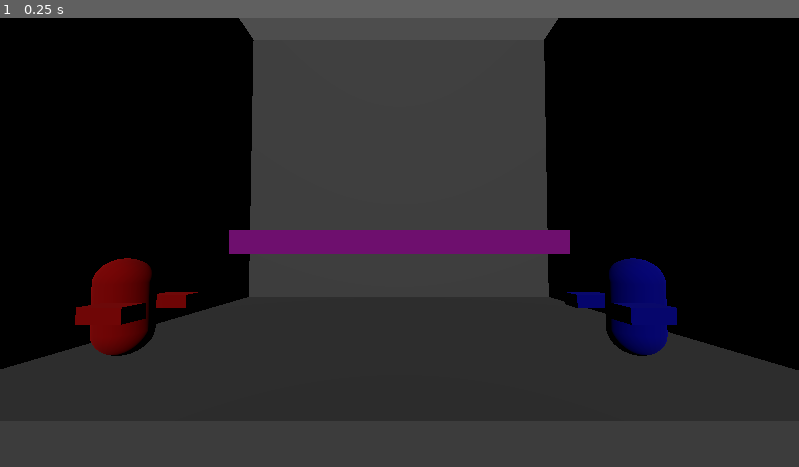
Above: before the commit, frame 1.
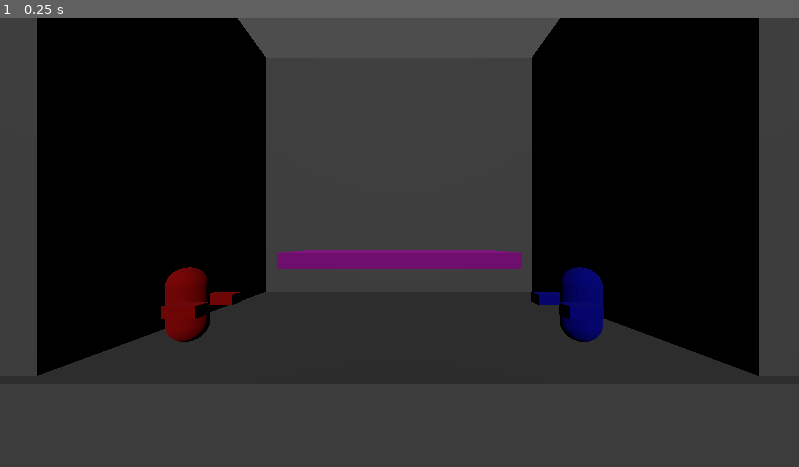
Above: after the commit, the same moment.

Repository: WFaustin/Fighting-Game-Prototype
Game: Godot game, scene res://Fight.tscn
Same seed, same stepped clock (60 frames per second), same inputs: the game is played once before the commit and once after it.
Inputs:
- Up to frame 1 (0.25 s): no input

The runs differ from the first frame. In frame 1, 17% of the frame differs, in the area x 0-100%, y 0-80%.

Commit message:
Made new animation for light attack

Diff:
--- a/Fighting Game Prototype/BaseArena.tscn
+++ b/Fighting Game Prototype/BaseArena.tscn
@@ -88,4 +88,4 @@
 spot_range = 2.37
 
 [node name="Camera3D" type="Camera3D" parent="."]
-transform = Transform3D(1, 0, 0, 0, 0.99937, -0.0354925, 0, 0.0354925, 0.99937, 0, 0.519553, 2.55388)
+transform = Transform3D(1, 0, 0, 0, 1, 0, 0, 0, 1, 0, 0.660548, 2.9999)
--- a/Fighting Game Prototype/Character.gd
+++ b/Fighting Game Prototype/Character.gd
@@ -6,7 +6,7 @@
 @export var useKeyboard : bool = false
 @export var jumpHeight : float = 4.0
 
-
+var hitboxes = []
 
 # Get the gravity from the project settings to be synced with RigidBody nodes.
 var gravity = ProjectSettings.get_setting("physics/3d/default_gravity")
@@ -19,6 +19,9 @@
 	if deviceNum not in Input.get_connected_joypads():
 		deviceNum = -1
 		useKeyboard = true
+	hitboxes.append(get_node("CollisionShape3D"))
+	hitboxes.append(get_node("PlayerModel/Arms/Arm1/CollisionShape3D"))
+	hitboxes.append(get_node("PlayerModel/Arms/Arm2/CollisionShape3D"))
 
 # Called when the node enters the scene tree for the first time.
 func _ready():
@@ -32,6 +35,14 @@
 func addInputs():
 	#adds the keyboard inputs for players with no controllers
 	pass
+
+func playAttacks(version):
+	match(version):
+		"light":
+			get_node("AnimationPlayer").play("LightAttack")
+			pass
+	pass
+
 
 #
 func _input(event):
@@ -83,4 +94,7 @@
 	if velocity.y < -.01 and not Input.is_action_pressed("crouch" + str(name)):
 		set_collision_mask_value(2, true)
 
+	if Input.is_action_just_pressed("lightAttack" + str(name)):
+		playAttacks("light")
+
 	move_and_slide()
--- a/Fighting Game Prototype/Character.tscn
+++ b/Fighting Game Prototype/Character.tscn
@@ -9,6 +9,43 @@
 [sub_resource type="CapsuleMesh" id="CapsuleMesh_y8kk5"]
 
 [sub_resource type="BoxMesh" id="BoxMesh_v3aid"]
+
+[sub_resource type="BoxShape3D" id="BoxShape3D_paugj"]
+size = Vector3(0.356061, 0.778877, 1.64861)
+
+[sub_resource type="BoxShape3D" id="BoxShape3D_8gyam"]
+size = Vector3(0.353521, 0.778274, 1.64607)
+
+[sub_resource type="Animation" id="Animation_45i67"]
+resource_name = "LightAttack"
+length = 0.3
+step = 0.05
+tracks/0/type = "position_3d"
+tracks/0/imported = false
+tracks/0/enabled = true
+tracks/0/path = NodePath("PlayerModel/Arms/Arm1")
+tracks/0/interp = 1
+tracks/0/loop_wrap = true
+tracks/0/keys = PackedFloat32Array(0, 1, 0.480235, 0.00905252, 0.767082, 0.2, 1, 0.9, 0.009, 0.767, 0.3, 1, 0.48, 0.009, 0.767)
+tracks/1/type = "scale_3d"
+tracks/1/imported = false
+tracks/1/enabled = true
+tracks/1/path = NodePath("PlayerModel/Arms/Arm1")
+tracks/1/interp = 1
+tracks/1/loop_wrap = true
+tracks/1/keys = PackedFloat32Array(0, 1, 0.8, 0.3, 0.5, 0.1, 1, 0.6, 0.3, 0.5, 0.2, 1, 1, 0.3, 0.5, 0.3, 1, 0.8, 0.3, 0.5)
+tracks/2/type = "position_3d"
+tracks/2/imported = false
+tracks/2/enabled = true
+tracks/2/path = NodePath("PlayerModel")
+tracks/2/interp = 1
+tracks/2/loop_wrap = true
+tracks/2/keys = PackedFloat32Array(0, 1, 0, 0, 0, 0.1, 1, 0.25, 0, 0, 0.3, 1, 0, 0, 0)
+
+[sub_resource type="AnimationLibrary" id="AnimationLibrary_p7s5v"]
+_data = {
+"LightAttack": SubResource("Animation_45i67")
+}
 
 [node name="Character" type="CharacterBody3D"]
 transform = Transform3D(0.25, 0, 0, 0, 0.25, 0, 0, 0, 0.25, 0, 0.25, 0)
@@ -29,7 +66,20 @@
 mesh = SubResource("BoxMesh_v3aid")
 skeleton = NodePath("../..")
 
+[node name="CollisionShape3D" type="CollisionShape3D" parent="PlayerModel/Arms/Arm1"]
+transform = Transform3D(1, 0, 0, 0, 1, 0, 0, 0, 1, 0.411841, 0, 0)
+shape = SubResource("BoxShape3D_paugj")
+
 [node name="Arm2" type="MeshInstance3D" parent="PlayerModel/Arms"]
 transform = Transform3D(0.8, 0, 0, 0, 0.3, 0, 0, 0, 0.5, 0.480235, 0.00905252, -0.776662)
 mesh = SubResource("BoxMesh_v3aid")
 skeleton = NodePath("../..")
+
+[node name="CollisionShape3D" type="CollisionShape3D" parent="PlayerModel/Arms/Arm2"]
+transform = Transform3D(1, 0, 0, 0, 1, 0, 0, 0, 1, 0.411841, 0, 0)
+shape = SubResource("BoxShape3D_8gyam")
+
+[node name="AnimationPlayer" type="AnimationPlayer" parent="."]
+libraries = {
+"": SubResource("AnimationLibrary_p7s5v")
+}
--- a/Fighting Game Prototype/project.godot
+++ b/Fighting Game Prototype/project.godot
@@ -92,3 +92,13 @@
 "events": [Object(InputEventJoypadMotion,"resource_local_to_scene":false,"resource_name":"","device":1,"axis":1,"axis_value":1.0,"script":null)
 ]
 }
+lightAttackPlayer1={
+"deadzone": 0.5,
+"events": [Object(InputEventJoypadButton,"resource_local_to_scene":false,"resource_name":"","device":0,"button_index":2,"pressure":0.0,"pressed":false,"script":null)
+]
+}
+lightAttackPlayer2={
+"deadzone": 0.5,
+"events": [Object(InputEventJoypadButton,"resource_local_to_scene":false,"resource_name":"","device":1,"button_index":2,"pressure":0.0,"pressed":false,"script":null)
+]
+}
Not shown: 1 places in Fighting Game Prototype/Character.tscn that only renumber resources
